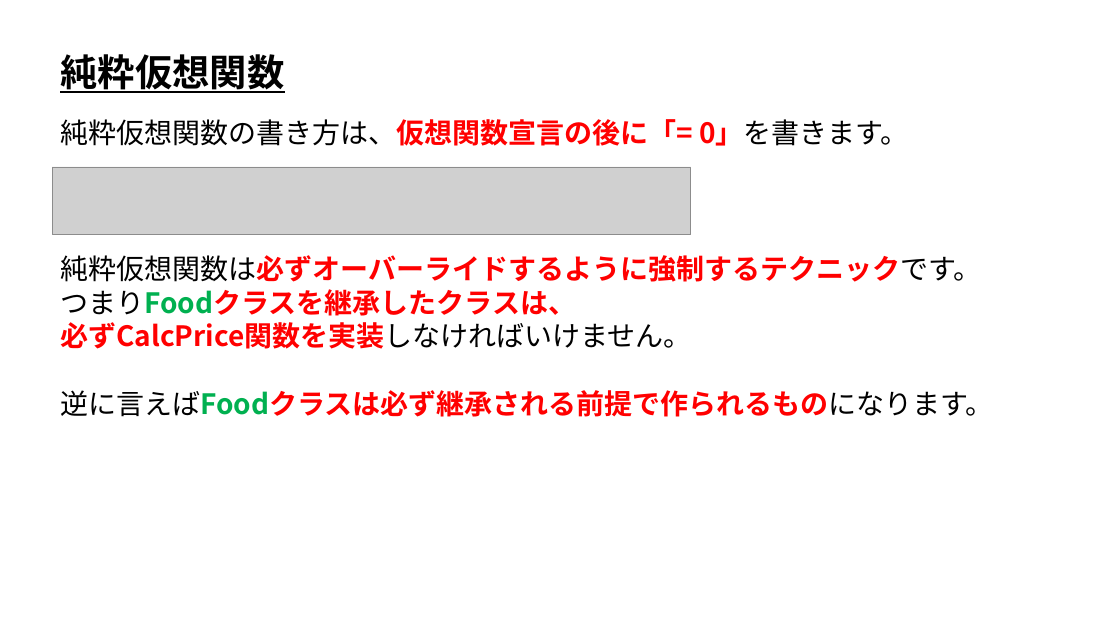
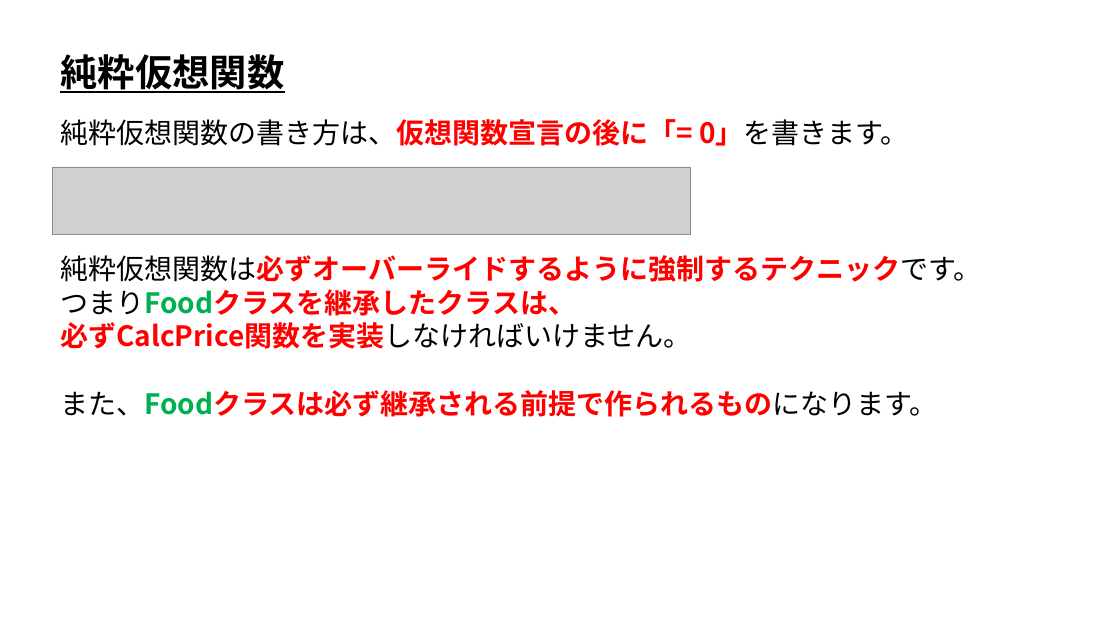
Before and after one commit to ArakiYusuke-Ohara/Textbook, a slide deck: slide 4 of ゲーム科1年/01_後期/プログラミングⅢ/13_純粋仮想関数.pptx. Drawn at 1120x630 pixels with LibreOffice and Linux fonts; fonts in the diff are those of the drawing; grey boxes stand for pictures. Boxes give left, top, right and bottom in pixels: in the first picture for what was removed or moved away, otherwise in the second. Text is boxed around its words. In the diff, an @@ line names an element or a change of style, - is before the commit and + after.

```diff
--- a/ゲーム科1年/01_後期/プログラミングⅢ/13_純粋仮想関数.pptx
+++ b/ゲーム科1年/01_後期/プログラミングⅢ/13_純粋仮想関数.pptx
@@ text at [60, 390, 938, 417]: text changed @@
-逆に言えばFoodクラスは必ず継承される前提で作られるものになります。
+また、Foodクラスは必ず継承される前提で作られるものになります。
```
Also in this commit, not shown: 1 other slide changed, 11 other files.
